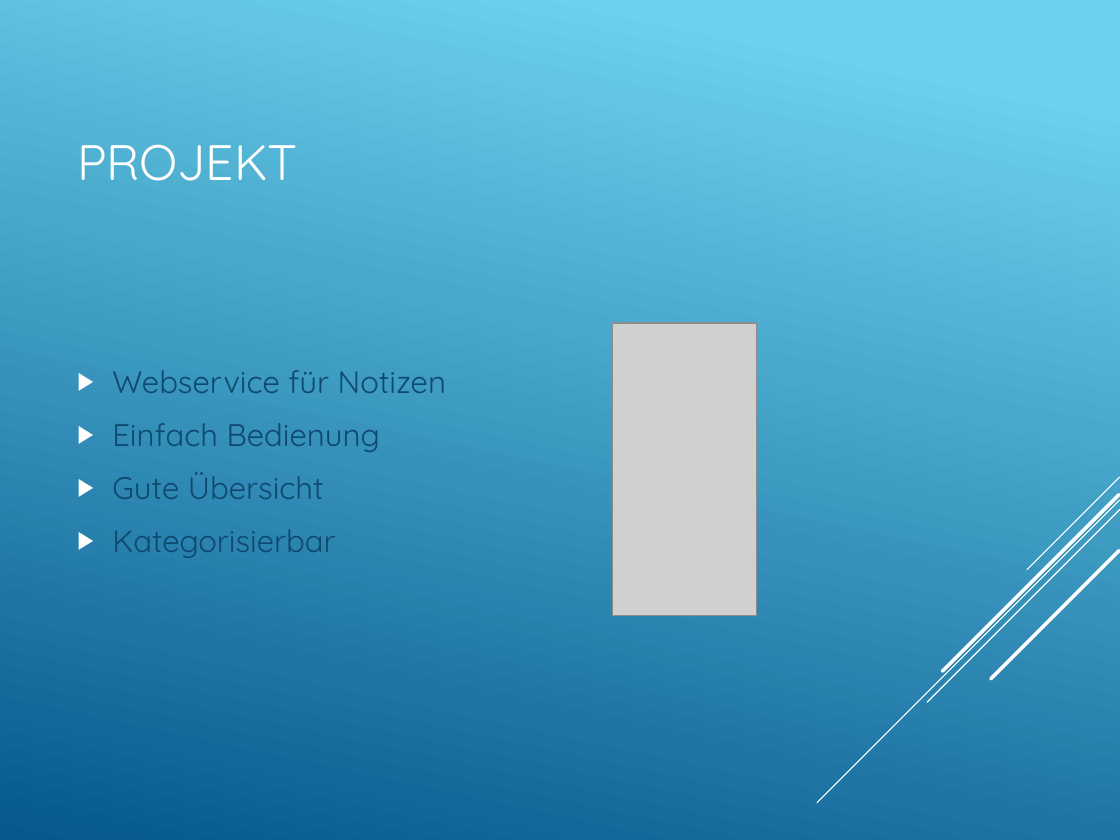
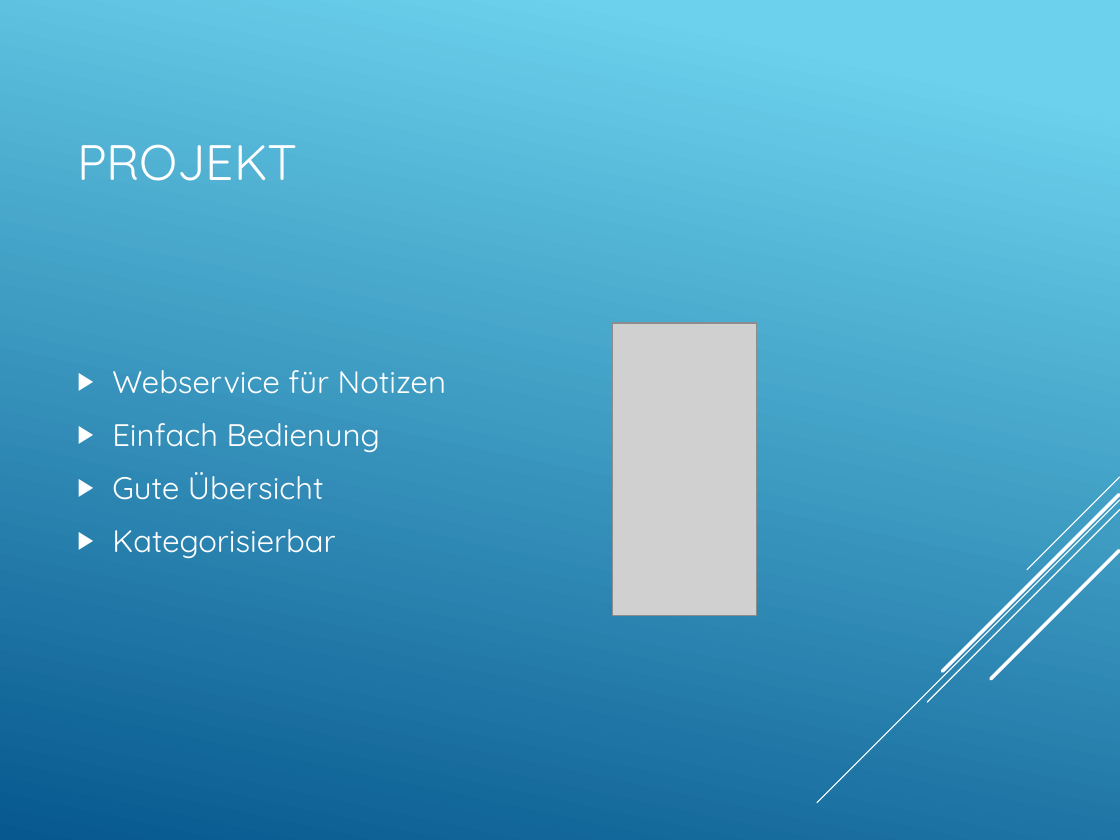
Before and after one commit to dertieran/MEAN-Notes, a slide deck: slide 4 of doc/Präsentation/MEAN-PowerPoint.pptx. Drawn at 1120x840 pixels with LibreOffice and Linux fonts; fonts in the diff are those of the drawing; grey boxes stand for pictures. Boxes give left, top, right and bottom in pixels: in the first picture for what was removed or moved away, otherwise in the second. Text is boxed around its words. In the diff, an @@ line names an element or a change of style, - is before the commit and + after.

```diff
--- a/doc/Präsentation/MEAN-PowerPoint.pptx
+++ b/doc/Präsentation/MEAN-PowerPoint.pptx
@@ text "Webservice für Notizen" at (112,370,446,559): text colour #0F496F to #FFFFFF @@
```
Also in this commit, not shown: 8 other slides changed, 1 other file.
